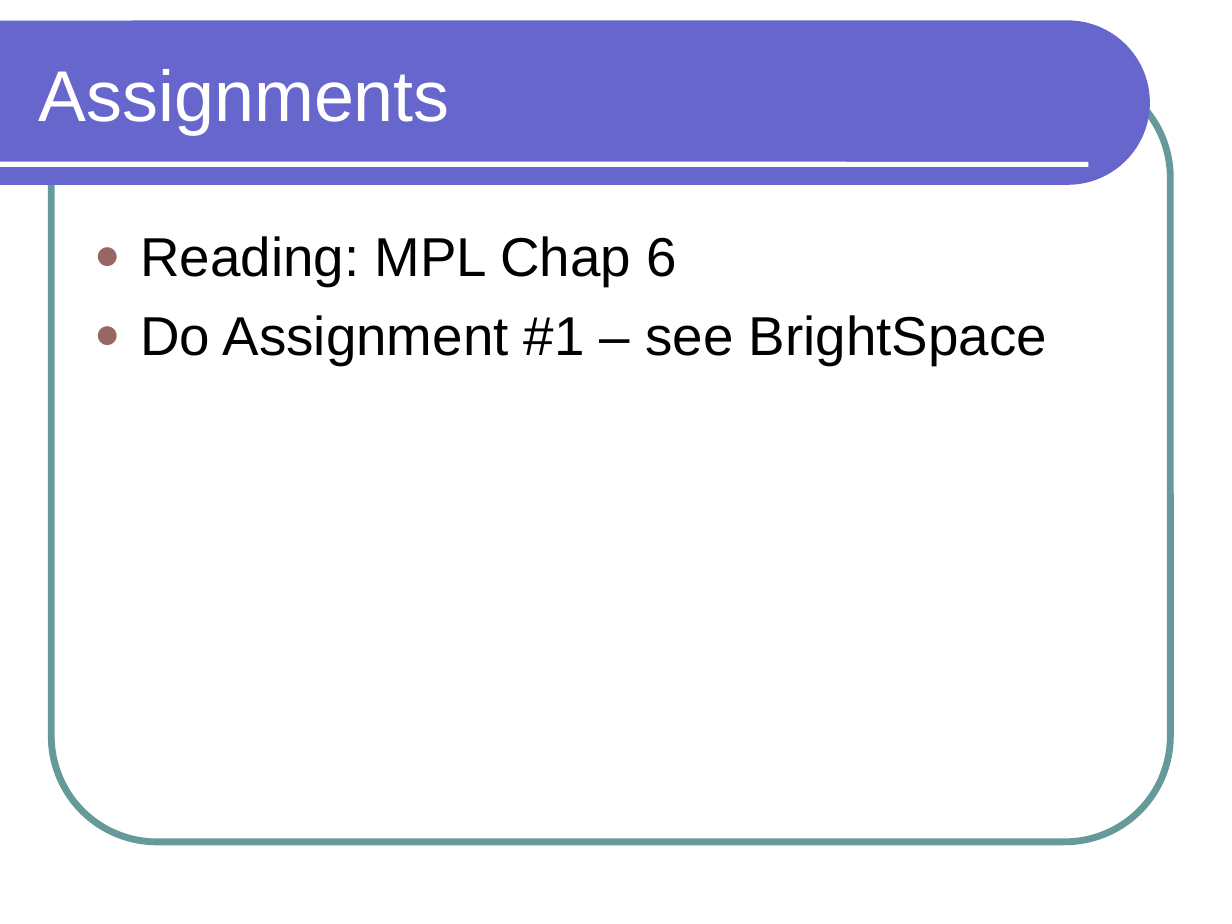
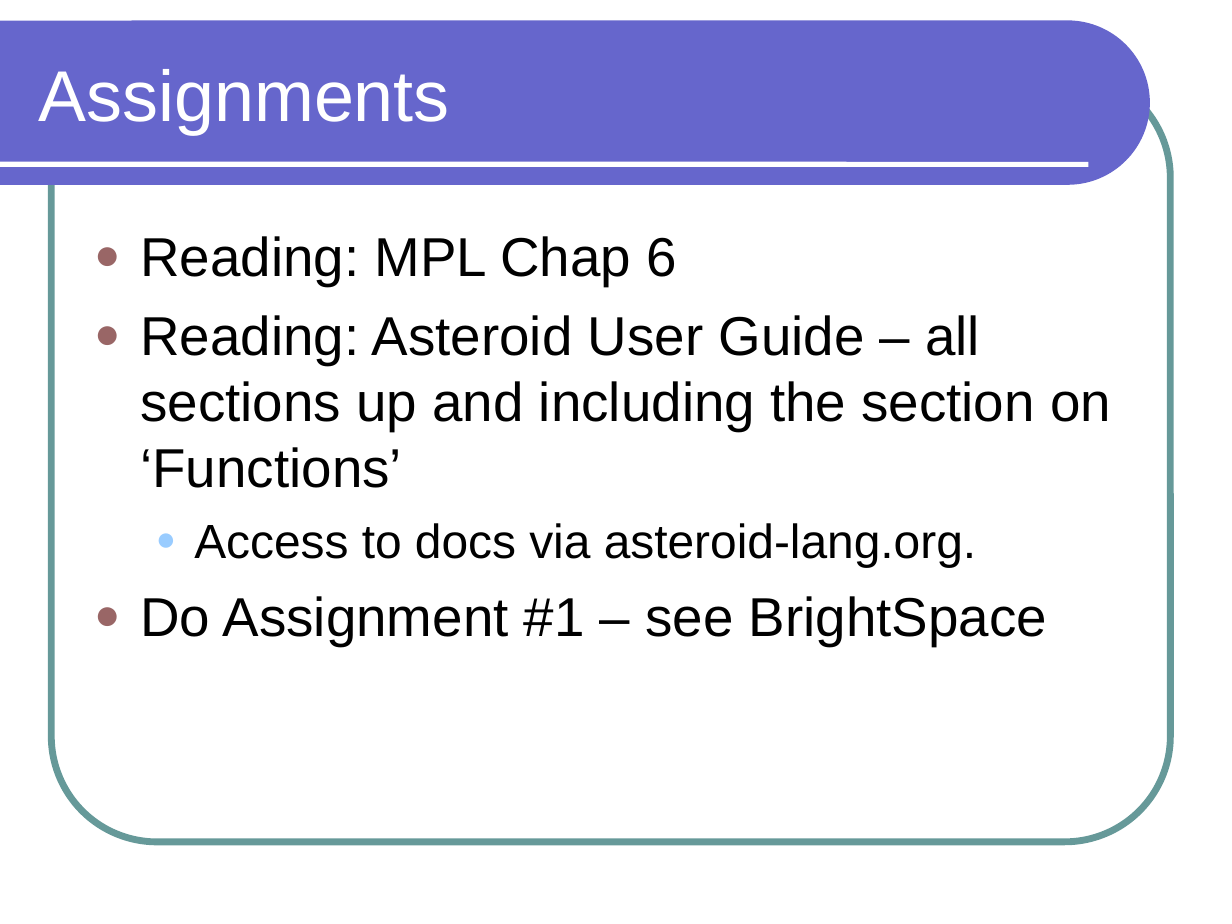
Before and after one commit to lutzhamel/CSC301, a slide deck: slide 15 of notes/csc301-ln002.ppt (slide 16 before the commit). Drawn at 1232x924 pixels with LibreOffice and Linux fonts; fonts in the diff are those of the drawing. Boxes give left, top, right and bottom in pixels: in the first picture for what was removed or moved away, otherwise in the second. Text is boxed around its words. In the diff, an @@ line names an element or a change of style, - is before the commit and + after.

```diff
--- a/notes/csc301-ln002.ppt
+++ b/notes/csc301-ln002.ppt
@@ text at <box>140,315,1111,567</box>: paragraphs added @@
+● Reading: Asteroid User Guide – all sections up and including the section on ‘Functions’
+  ● Access to docs via asteroid-lang.org.
```
Also in this commit, not shown: 1 other slide changed, 1 slide removed, 2 other files.
